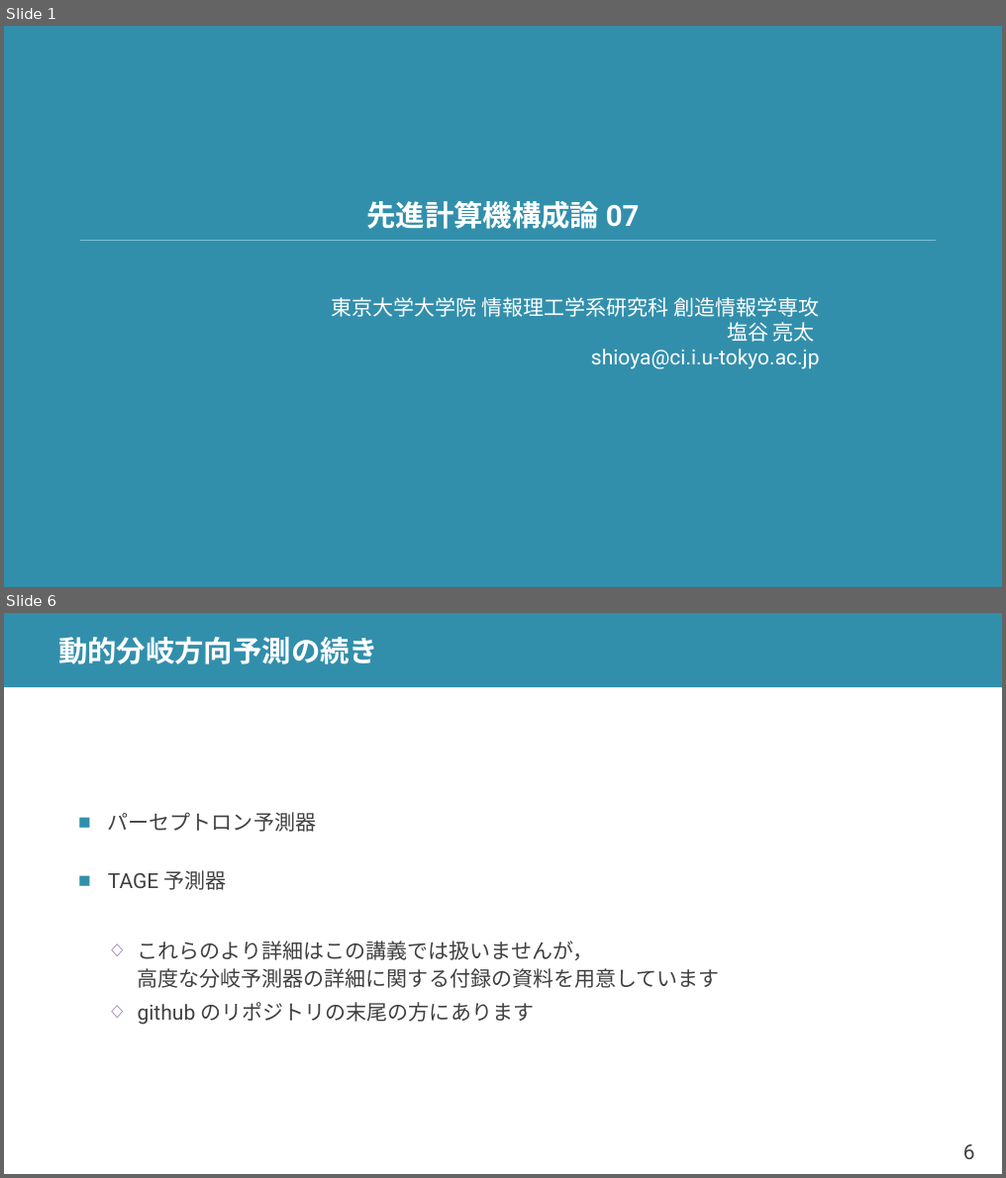
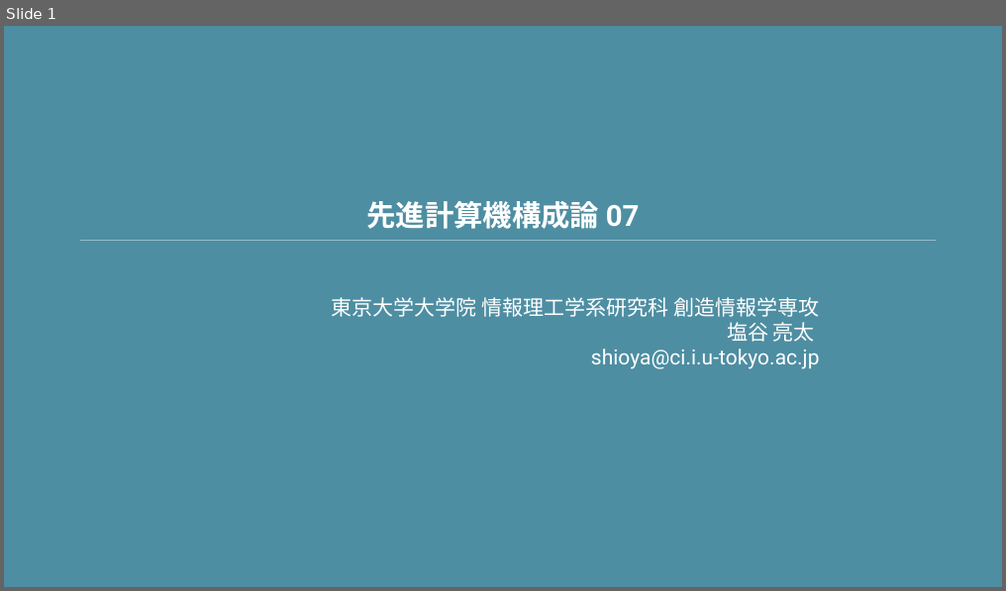
Before and after one commit to shioyadan/advanced-computer-organization, a slide deck: aco-shioya-07.pptx. Shown one above the other, each under a label of ours: slides 1 and 6 before the commit, slide 1 after it; the slides between them are not shown. The pictures are 1006x1178 and 1006x591 pixels, drawn with LibreOffice and Linux fonts; fonts in the diff are those of the drawing. Boxes give left, top, right and bottom in pixels: in the first picture for what was removed or moved away, otherwise in the second. Text is boxed around its words. In the diff, an @@ line names an element or a change of style, - is before the commit and + after.

```diff
--- a/aco-shioya-07.pptx
+++ b/aco-shioya-07.pptx
@@ slide 6 removed at (4, 613, 1002, 1174), background #FFFFFF @@
@@ rectangle removed at (4, 613, 1002, 687) @@
@@ title removed at (58, 637, 378, 664) @@
-動的分岐方向予測の続き
@@ text removed at (108, 812, 720, 1025) @@
-■ パーセプトロン予測器
-■ TAGE 予測器
-  ◇ これらのより詳細はこの講義では扱いませんが，
-    高度な分岐予測器の詳細に関する付録の資料を用意しています
-  ◇ github のリポジトリの末尾の方にあります
@@ page number removed at (963, 1145, 975, 1159) @@
-6
@@ slide 1 changed as well @@
@@ rectangle at (4, 26, 1002, 587): fill #328FAC to #4E8EA2 @@
@@ line (80, 240) - (936, 240): stroke #79C2D8 0.75 pt to #92BDCA 0.75 pt @@
```
Also in this commit, not shown: 55 other slides changed, 31 slides added, 56 other slides removed, 2 other files.
